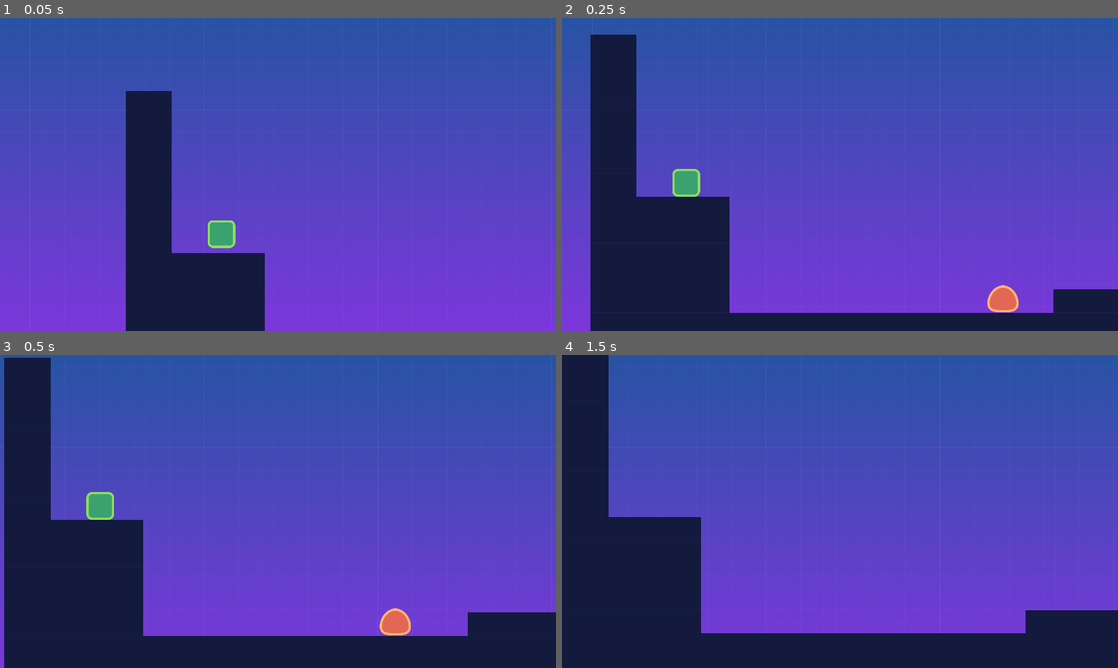
Above: before the commit, frames 1-4 (two rows, left to right).
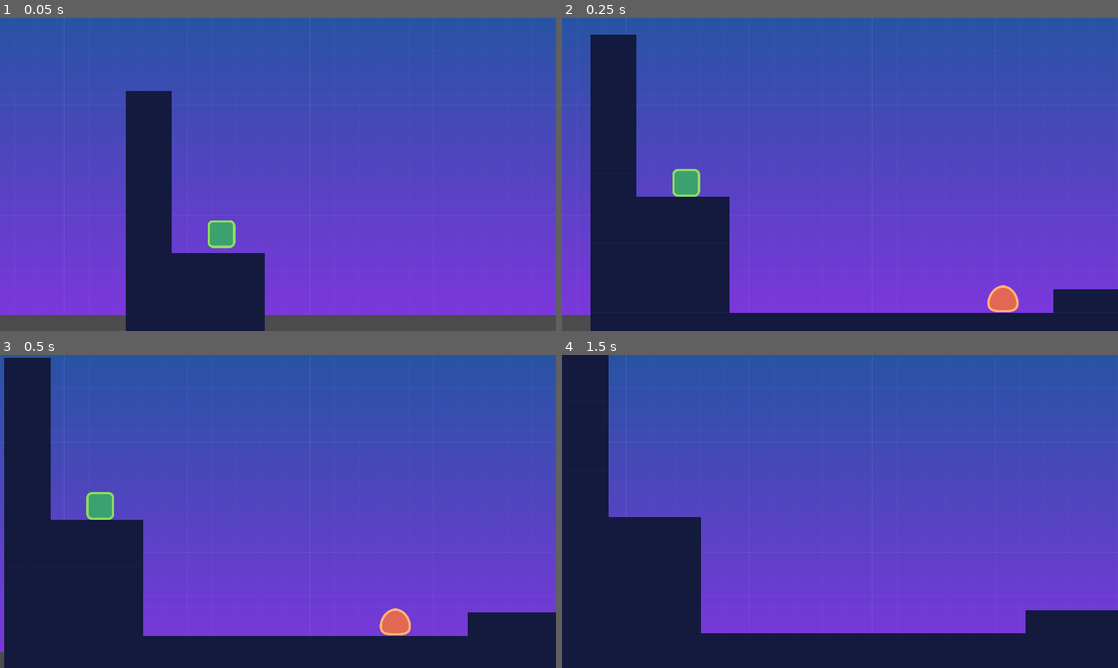
Above: after the commit, the same moments.

Repository: lukeeingram/basic-platfomer
Game: Godot game, scene res://src/Levels/LevelTemplate.tscn
Same seed, same stepped clock (60 frames per second), same inputs: the game is played once before the commit and once after it.
Inputs:
- Up to frame 1 (0.05 s): no input
- Up to frame 2 (0.25 s): no input
- Up to frame 3 (0.5 s): no input
- Up to frame 4 (1.5 s): hold D (move_right) from 0.53 s (still down); tap W (jump) at 0.77 s

The runs differ from the first frame. In frame 1, 3.8% of the frame differs, in the area x 0-100%, y 27-100%; in frame 2, 0.3%; in frame 3, less than 0.1%; in frame 4, less than 0.1%.

Commit message:
Correct background scale to stretch across level

Diff:
--- a/src/Levels/LevelTemplate.tscn
+++ b/src/Levels/LevelTemplate.tscn
@@ -42,6 +42,7 @@
 [node name="Background" type="TextureRect" parent="CanvasLayer"]
 anchor_right = 1.0
 anchor_bottom = 1.0
+rect_scale = Vector2( 2.12372, 0.947814 )
 texture = ExtResource( 4 )
 
 [node name="TileMap" type="TileMap" parent="."]
